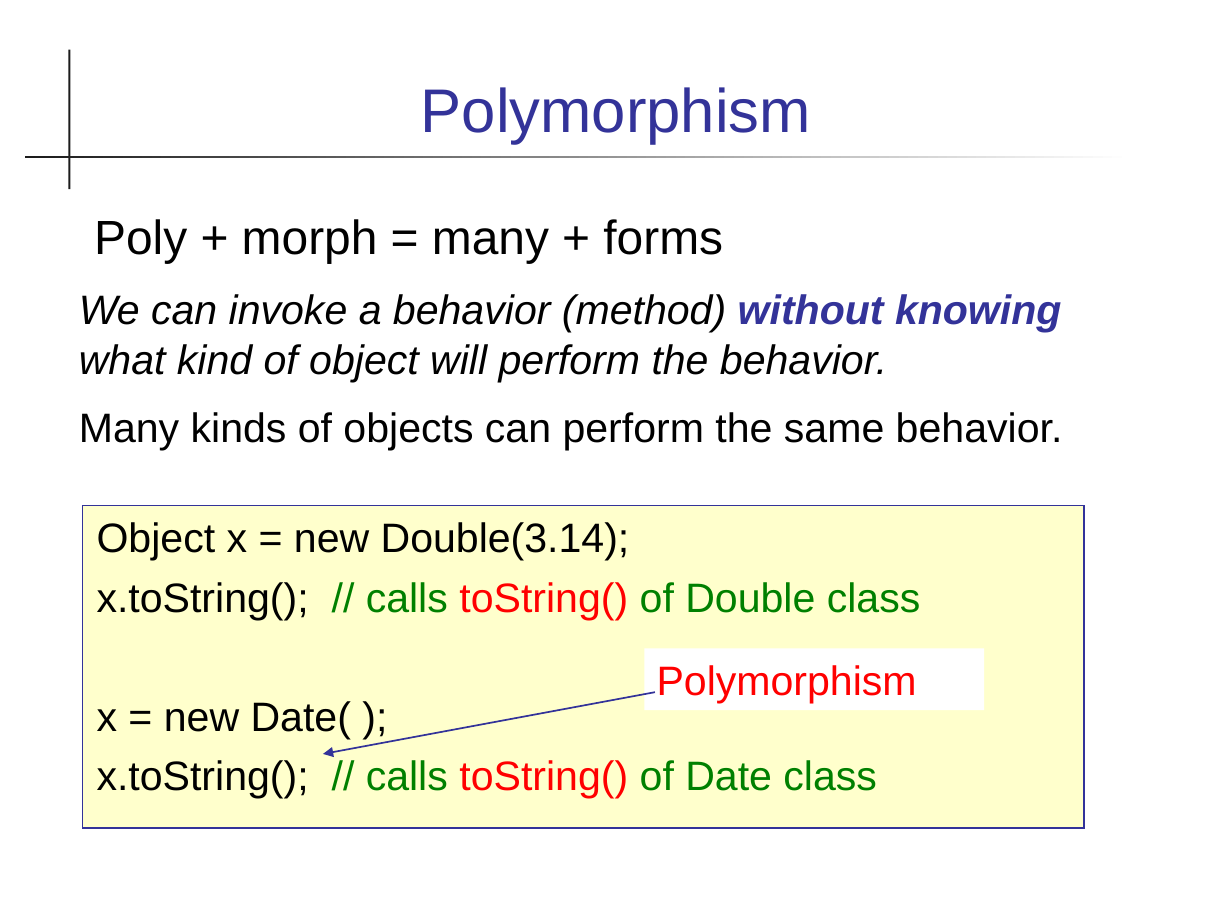
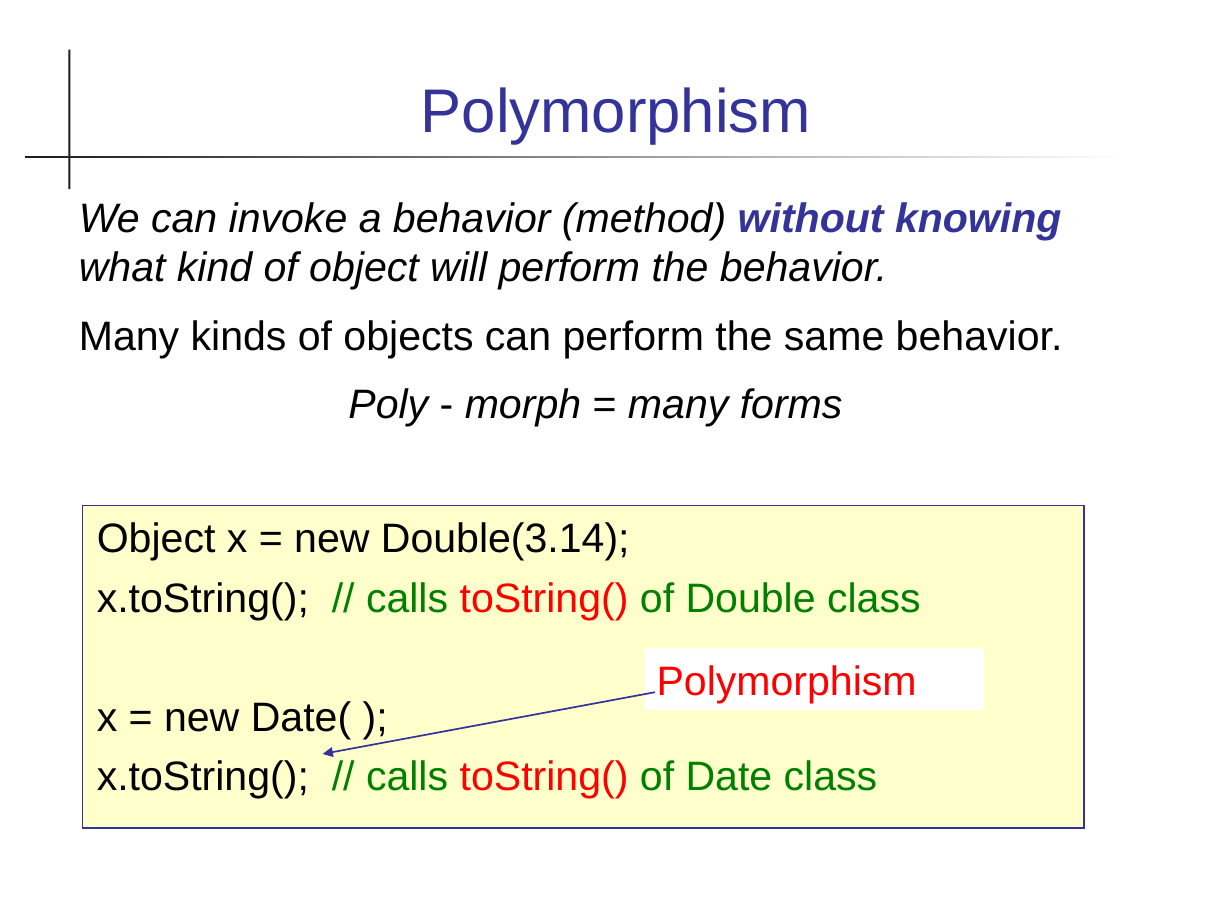
Before and after one commit to skeoop/skeoop.github.io, a slide deck: slide 2 of week2/1-Polymorphism.ppt (slide 3 before the commit). Drawn at 1232x924 pixels with LibreOffice and Linux fonts; fonts in the diff are those of the drawing. Boxes give left, top, right and bottom in pixels: in the first picture for what was removed or moved away, otherwise in the second. Text is boxed around its words. In the diff, an @@ line names an element or a change of style, - is before the commit and + after.

```diff
--- a/week2/1-Polymorphism.ppt
+++ b/week2/1-Polymorphism.ppt
@@ text "We can invoke a behavior ...": place and size @@
-text "We can invoke a behavior ..." at [79, 294, 1063, 450]
+text "We can invoke a behavior ..." at [79, 202, 1063, 427]
@@ text removed at [94, 219, 723, 263] @@
-Poly + morph = many + forms
@@ text at [348, 388, 843, 427]: paragraph added @@
+Poly - morph = many forms
```
Also in this commit, not shown: 7 other slides changed, 2 slides removed, 11 other files.
